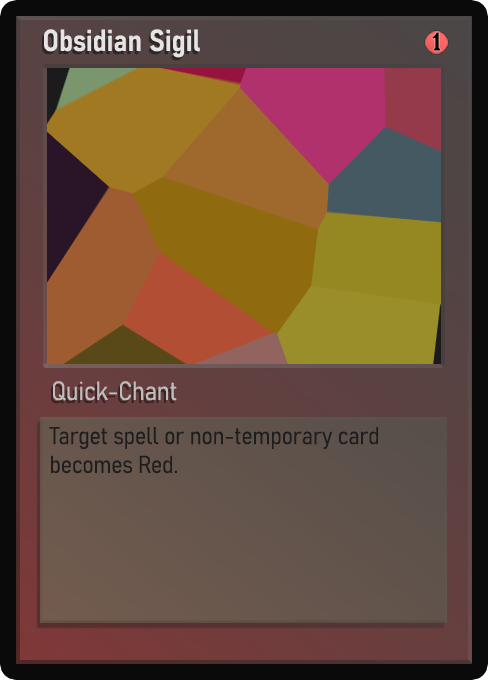
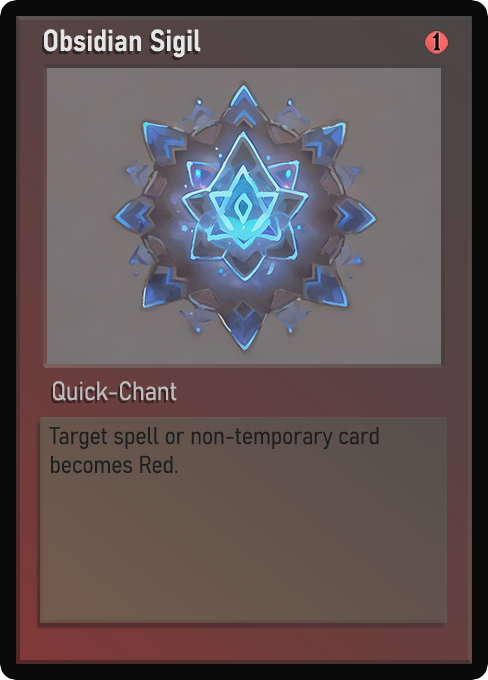
Comparing the layer stacks of the two (488, 680) images. Changes:
painted on "Name" over [47, 29, 201, 58]
painted on "Class" over [55, 383, 156, 401]
painted on "Desc_norm" over [56, 427, 379, 474]
painted on "Artwork" over [47, 68, 441, 364]
